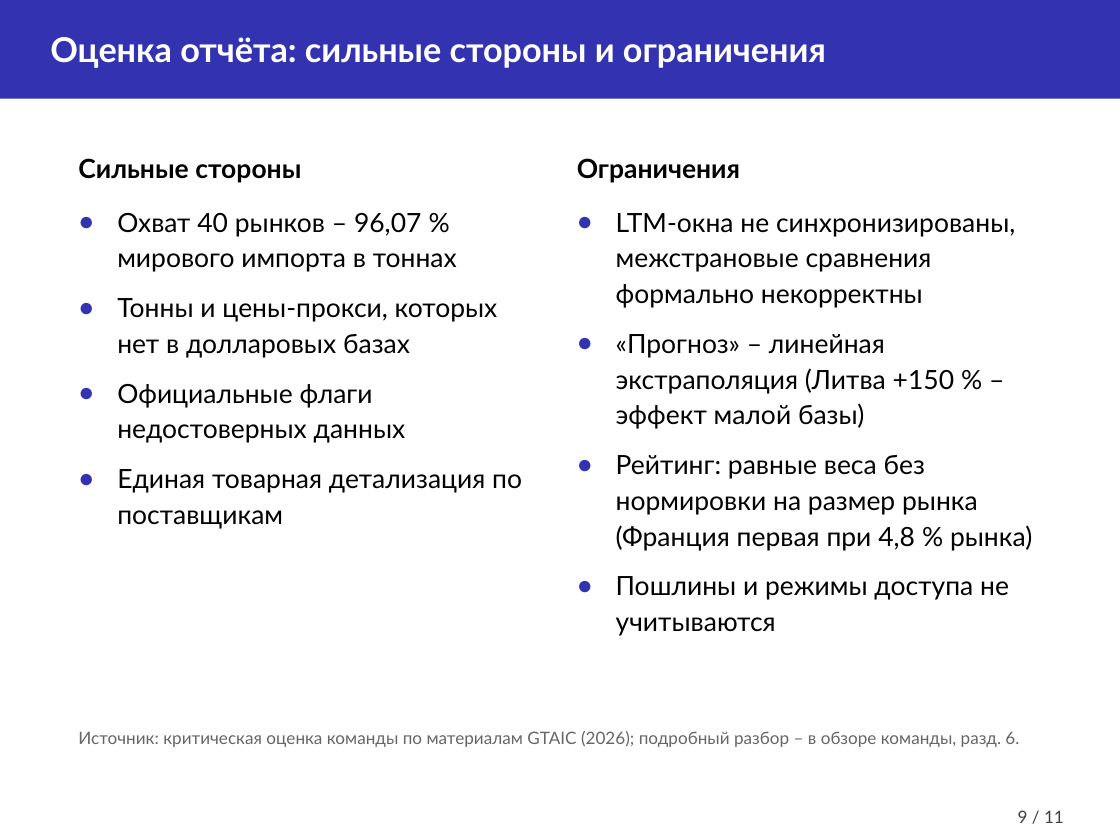
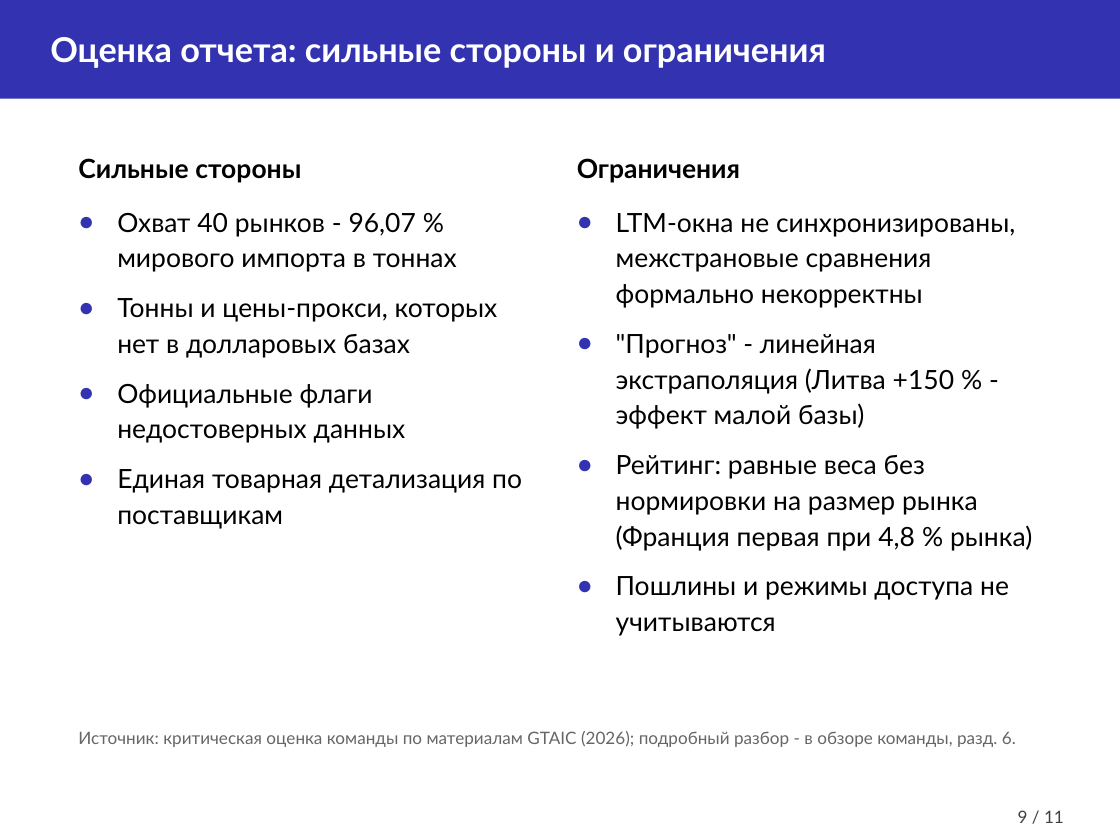
Before and after one commit to pxc1984/competitive-py, a slide deck: slide 9 of sci/obzor/obzor_gtaic_top40_honey_slides.pptx. Drawn at 1120x840 pixels with LibreOffice and Linux fonts; fonts in the diff are those of the drawing. Boxes give left, top, right and bottom in pixels: in the first picture for what was removed or moved away, otherwise in the second. Text is boxed around its words. In the diff, an @@ line names an element or a change of style, - is before the commit and + after.

```diff
--- a/sci/obzor/obzor_gtaic_top40_honey_slides.pptx
+++ b/sci/obzor/obzor_gtaic_top40_honey_slides.pptx
@@ text at [50,37,826,68]: text changed @@
-Оценка отчёта: сильные стороны и ограничения
+Оценка отчета: сильные стороны и ограничения
@@ text at [117,213,457,272]: text changed @@
-● Охват 40 рынков – 96,07 % мирового импорта в тоннах
+● Охват 40 рынков - 96,07 % мирового импорта в тоннах
@@ text at [616,334,954,429]: text changed @@
-● «Прогноз» – линейная экстраполяция (Литва +150 % – эффект малой базы)
+● "Прогноз" - линейная экстраполяция (Литва +150 % - эффект малой базы)
@@ text at [78,731,1016,747]: text changed @@
-Источник: критическая оценка команды по материалам GTAIC (2026); подробный разбор – в обзоре команды, разд. 6.
+Источник: критическая оценка команды по материалам GTAIC (2026); подробный разбор - в обзоре команды, разд. 6.
```
Also in this commit, not shown: 9 other slides changed, 4 other files.
